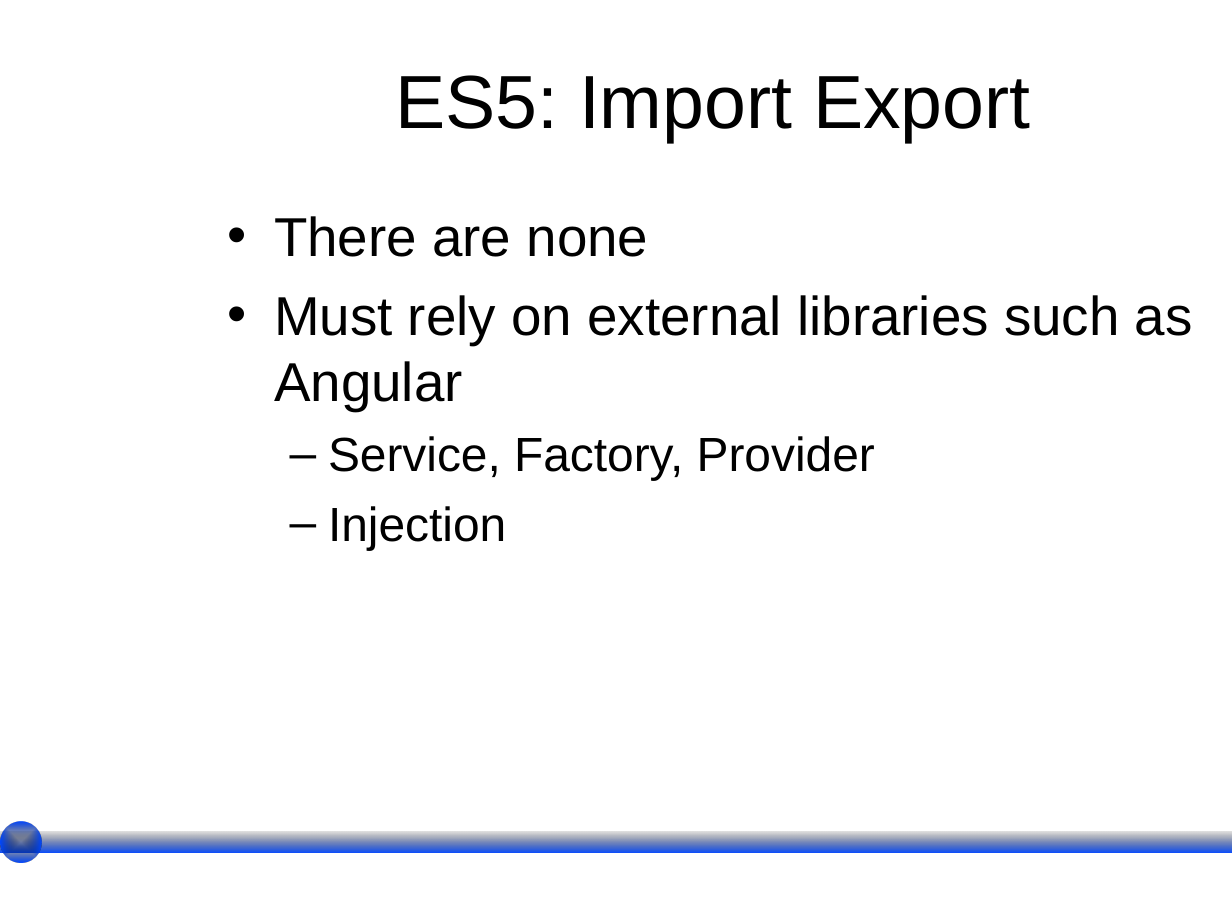
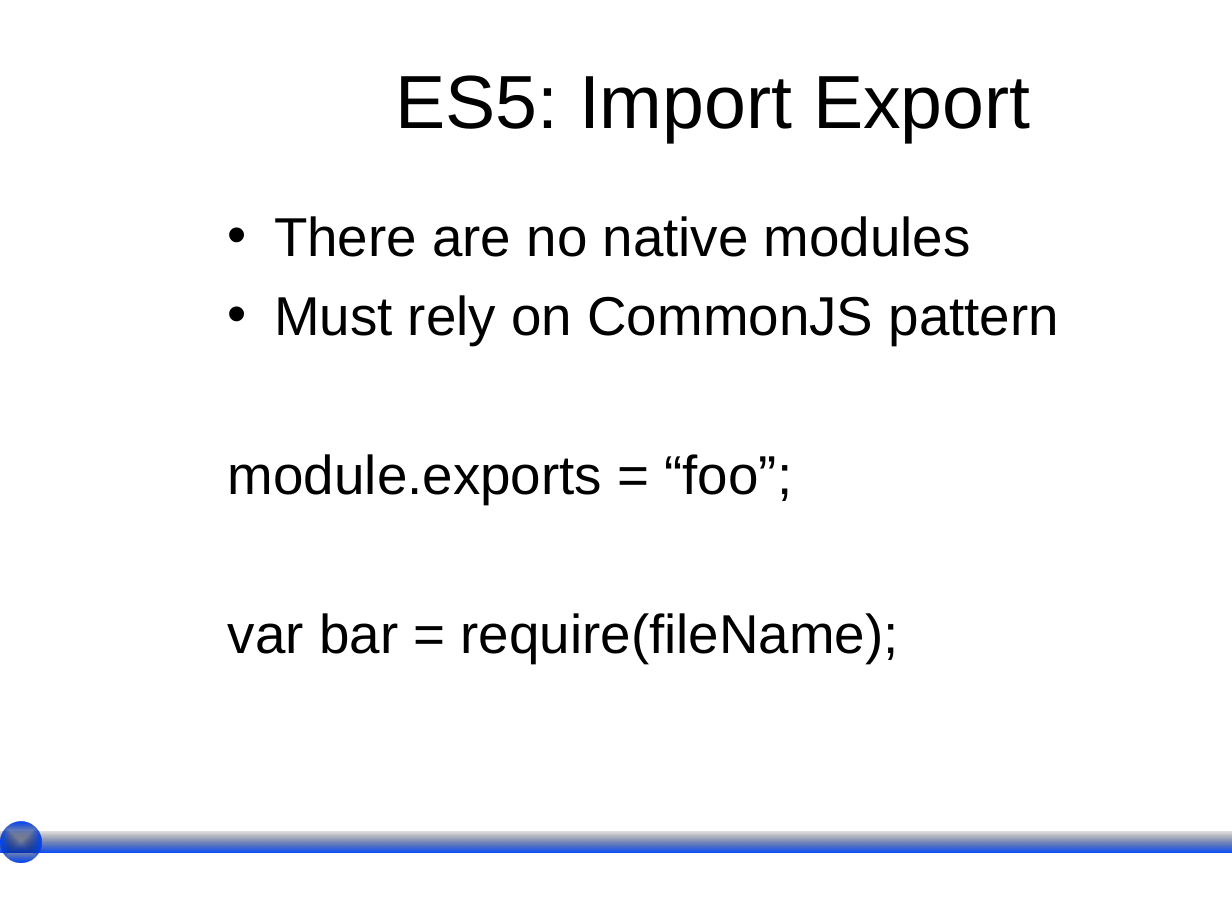
Before and after one commit to wesreisz/cis411-lightningTalks, a slide deck: slide 12 of LeH_ES2015.ppt (slide 11 before the commit). Drawn at 1232x924 pixels with LibreOffice and Linux fonts; fonts in the diff are those of the drawing; background and template pictures are left out. Boxes give left, top, right and bottom in pixels: in the first picture for what was removed or moved away, otherwise in the second. Text is boxed around its words. In the diff, an @@ line names an element or a change of style, - is before the commit and + after.

```diff
--- a/LeH_ES2015.ppt
+++ b/LeH_ES2015.ppt
@@ text at (228,216,1059,662): text changed @@
-• There are none
-• Must rely on external libraries such as Angular
-  – Service, Factory, Provider
-  – Injection
+• There are no native modules
+• Must rely on CommonJS pattern
+module.exports = “foo”;
+var bar = require(fileName);
```
Also in this commit, not shown: 2 other slides changed, 1 slide added, 1 slide removed.
